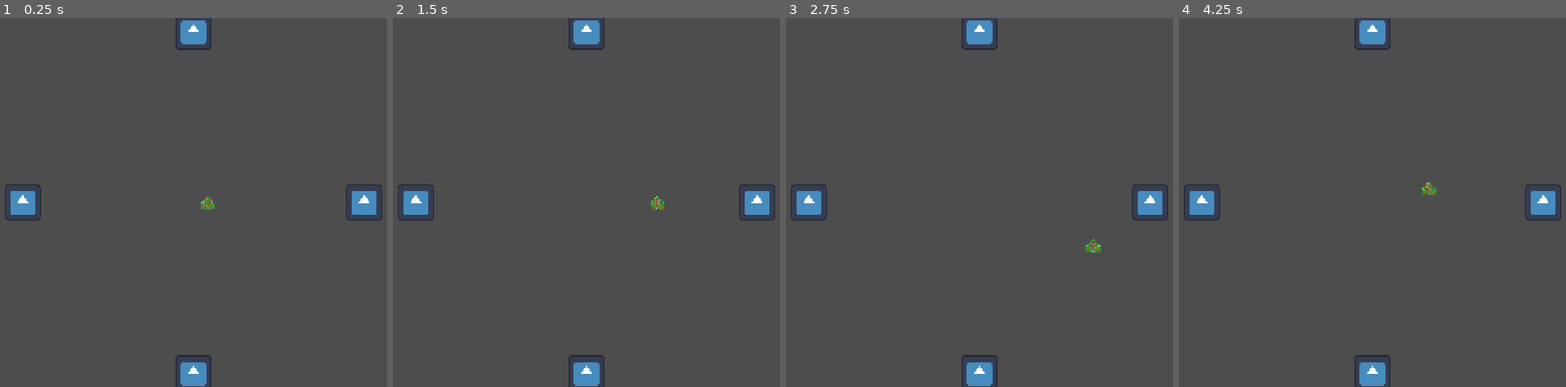
Above: before the commit, frames 1-4 (left to right).
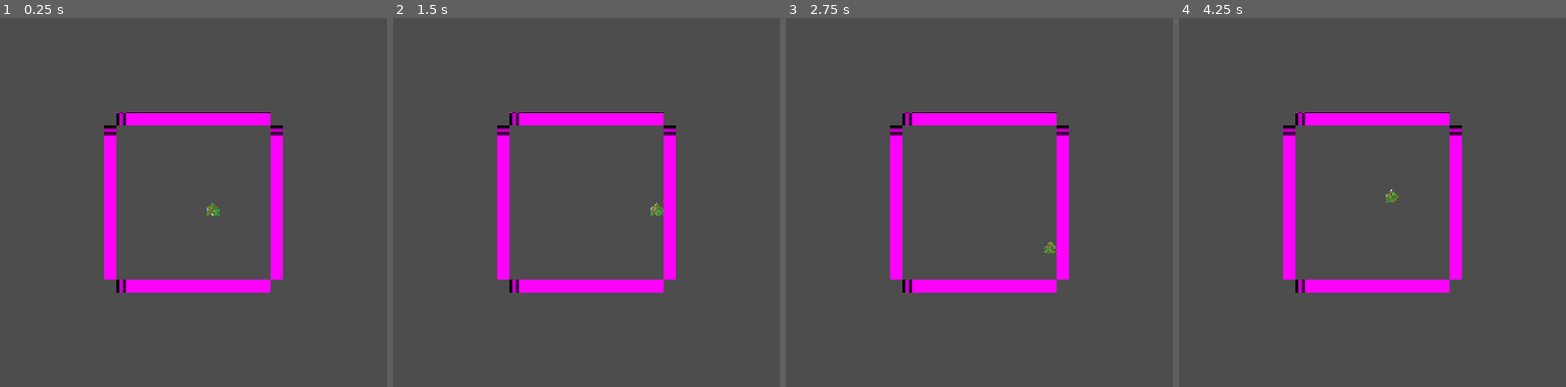
Above: after the commit, the same moments.

Repository: Irresponsible-watermelon/Snakes
Game: Godot game, scene res://Scenes/PlayerSnake.tscn
The game is run twice, just before and just after one commit, with the same random seed, the same clock (stepped at 60 frames per second) and the same inputs. The engine's default icon, where the game draws it, is replaced by a stand-in: a white triangle on a blue panel in a dark square.
Inputs:
- Up to frame 1 (0.25 s): no input
- Up to frame 2 (1.5 s): hold D (Right) 0.53-1.28 s; hold S (Down) from 1.28 s (still down)
- Up to frame 3 (2.75 s): release S (Down) at 2.03 s; hold D (Right) from 2.03 s (still down)
- Up to frame 4 (4.25 s): release D (Right) at 2.78 s; hold W (Up) 2.78-3.53 s; hold A (Left) from 3.53 s (still down)

The runs differ from the first frame. In frame 1, 7.7% of the frame differs, in the area x 1-99%, y 0-100%; in frame 2, 7.7%; in frame 3, 7.8%; in frame 4, 7.8%.

Commit message:
Added Walls & Collision detection

Diff:
--- a/Godot/Scenes/PlayerSnake.tscn
+++ b/Godot/Scenes/PlayerSnake.tscn
@@ -1,12 +1,16 @@
 [gd_scene format=3 uid="uid://dcqcp2po28cyf"]
 
 [ext_resource type="PackedScene" uid="uid://b381g51uua3xa" path="res://snake.tscn" id="1_t1xjx"]
-[ext_resource type="Texture2D" uid="uid://bbjglpraq5p2e" path="res://icon.svg" id="2_npmxb"]
+[ext_resource type="Script" uid="uid://bnm6n8cs2y8wx" path="res://Scenes/walls.gd" id="2_h7c1l"]
+
+[sub_resource type="PlaceholderTexture2D" id="PlaceholderTexture2D_se6al"]
+size = Vector2(50, 50)
 
 [node name="Main" type="Node2D" unique_id=1107367377]
 
-[node name="Snake" parent="." unique_id=189533688 instance=ExtResource("1_t1xjx")]
+[node name="Snake" parent="." unique_id=189533688 node_paths=PackedStringArray("walls") instance=ExtResource("1_t1xjx")]
 position = Vector2(50, 50)
+walls = NodePath("../Walls")
 
 [node name="Timer" type="Timer" parent="Snake" unique_id=245364244]
 wait_time = 0.2
@@ -16,19 +20,30 @@
 zoom = Vector2(0.5, 0.5)
 
 [node name="Walls" type="Node" parent="." unique_id=621466389]
+script = ExtResource("2_h7c1l")
 
-[node name="BottomWall" type="Sprite2D" parent="Walls" unique_id=1634994407]
-position = Vector2(0, 600)
-texture = ExtResource("2_npmxb")
+[node name="BottomWall" type="Sprite2D" parent="Walls" unique_id=1634994407 groups=["Walls"]]
+position = Vector2(-300, 300)
+scale = Vector2(12, 1)
+texture = SubResource("PlaceholderTexture2D_se6al")
+centered = false
 
-[node name="TopWall" type="Sprite2D" parent="Walls" unique_id=1553293858]
-position = Vector2(0, -600)
-texture = ExtResource("2_npmxb")
+[node name="TopWall" type="Sprite2D" parent="Walls" unique_id=1553293858 groups=["Walls"]]
+position = Vector2(-300, -300)
+scale = Vector2(12, 1)
+texture = SubResource("PlaceholderTexture2D_se6al")
+centered = false
+offset = Vector2(0, -50)
 
-[node name="RightWall" type="Sprite2D" parent="Walls" unique_id=217016212]
-position = Vector2(600, 0)
-texture = ExtResource("2_npmxb")
+[node name="RightWall" type="Sprite2D" parent="Walls" unique_id=217016212 groups=["Walls"]]
+position = Vector2(300, -300)
+scale = Vector2(1, 12)
+texture = SubResource("PlaceholderTexture2D_se6al")
+centered = false
 
-[node name="LeftWall" type="Sprite2D" parent="Walls" unique_id=355280407]
-position = Vector2(-600, 0)
-texture = ExtResource("2_npmxb")
+[node name="LeftWall" type="Sprite2D" parent="Walls" unique_id=355280407 groups=["Walls"]]
+position = Vector2(-300, -300)
+scale = Vector2(1, 12)
+texture = SubResource("PlaceholderTexture2D_se6al")
+centered = false
+offset = Vector2(-50, 0)
--- /dev/null
+++ b/Godot/Scenes/walls.gd
@@ -0,0 +1,29 @@
+class_name Walls
+
+extends Node
+
+var walls_dict = {}
+var top_left_corner: Vector2
+var bottom_right_corner: Vector2
+
+# Called when the node enters the scene tree for the first time.
+func _ready() -> void:
+	var walls = get_tree().get_nodes_in_group("Walls") as Array[Node2D]
+	for wall in walls:
+		if wall.position.x < 0:
+			walls_dict["left"] = wall
+		if wall.position.x > 0:
+			walls_dict["right"] = wall
+		if wall.position.y < 0:
+			walls_dict["top"] = wall
+		if wall.position.y > 0:
+			walls_dict["bottom"] = wall
+
+	print(walls_dict.keys())
+
+	top_left_corner = Vector2((walls_dict["left"].position.x) + 50, (walls_dict["top"].position.y) + 50)
+	bottom_right_corner = Vector2((walls_dict["right"].position.x), (walls_dict["bottom"].position.y))
+# Called every frame. 'delta' is the elapsed time since the previous frame.
+@warning_ignore("unused_parameter")
+func _process(delta: float) -> void:
+	pass
--- a/Godot/project.godot
+++ b/Godot/project.godot
@@ -17,7 +17,10 @@
 
 [display]
 
+window/size/viewport_width=1280
+window/size/viewport_height=720
 window/stretch/mode="canvas_items"
+window/stretch/aspect="expand"
 
 [editor]
 
@@ -27,6 +30,10 @@
 [editor_plugins]
 
 enabled=PackedStringArray("res://addons/godot_super-wakatime/plugin.cfg")
+
+[global_group]
+
+Walls=""
 
 [input]
 
--- a/Godot/snake.gd
+++ b/Godot/snake.gd
@@ -4,11 +4,22 @@
 
 const body_segment_size = 50
 
+enum CollisionDirection {
+	TOP,
+	BOTTOM,
+	LEFT,
+	RIGHT,
+}
+
 var body_parts = []
 var body_texture = preload("res://Assets/Snake sprites/My_Snake_1/Body.png")
 var head_texture = preload("res://Assets/Snake sprites/My_Snake_1/Up.png")
 @onready var snake_parts:Node = $SnakeParts
 @onready var timer = $Timer
+
+@export var walls: Walls
+var walls_dict
+
 var move_direction = Vector2.UP
 var cells_per_second = 2
 var wait_time = (1 / cells_per_second)
@@ -16,14 +27,16 @@
 # Called when the node enters the scene tree for the first time.
 func _ready():
 	var head = Sprite2D.new()
+	head.centered = false
+	head.scale = Vector2(1,1)
 	head.position = Vector2(50,50)
-	head.scale = Vector2(1,1)
 	head.texture = head_texture
 	snake_parts.add_child(head)
 	body_parts.append(head)
 	timer.timeout.connect(on_timeout)
 	timer.wait_time = wait_time
 
+	walls_dict = walls.walls_dict
 # Called every frame. 'delta' is the elapsed time since the previous frame.
 func _process(delta: float) -> void:
 	pass
@@ -40,8 +53,22 @@
 
 func on_timeout():
 	var new_head_position = position + (move_direction * body_segment_size)
-	move_to_position(new_head_position)
+
+	var wall_collision = check_wall_collision(new_head_position)
+	if wall_collision == null:
+		move_to_position(new_head_position)
+
 
 func move_to_position(new_position):
 	position = new_position
 	body_parts[0].position = new_position
+
+func check_wall_collision(new_head_position: Vector2):
+	if (new_head_position.x == walls_dict["left"].position.x + body_segment_size) and move_direction == Vector2.LEFT:
+		return CollisionDirection.LEFT
+	elif (new_head_position.y == walls_dict["top"].position.y + body_segment_size) and move_direction == Vector2.UP:
+		return CollisionDirection.TOP
+	elif new_head_position.y == walls_dict["bottom"].position.y and move_direction == Vector2.DOWN:
+		return CollisionDirection.BOTTOM
+	elif new_head_position.x == walls_dict["right"].position.x and move_direction == Vector2.RIGHT:
+		return CollisionDirection.RIGHT
--- a/Godot/snake.tscn
+++ b/Godot/snake.tscn
@@ -6,5 +6,3 @@
 script = ExtResource("1_baghe")
 
 [node name="SnakeParts" type="Node" parent="." unique_id=56186883]
-
-[node name="Sprite2D" type="Sprite2D" parent="." unique_id=841887602]
Not shown, added: Godot/Scenes/walls.gd.uid
